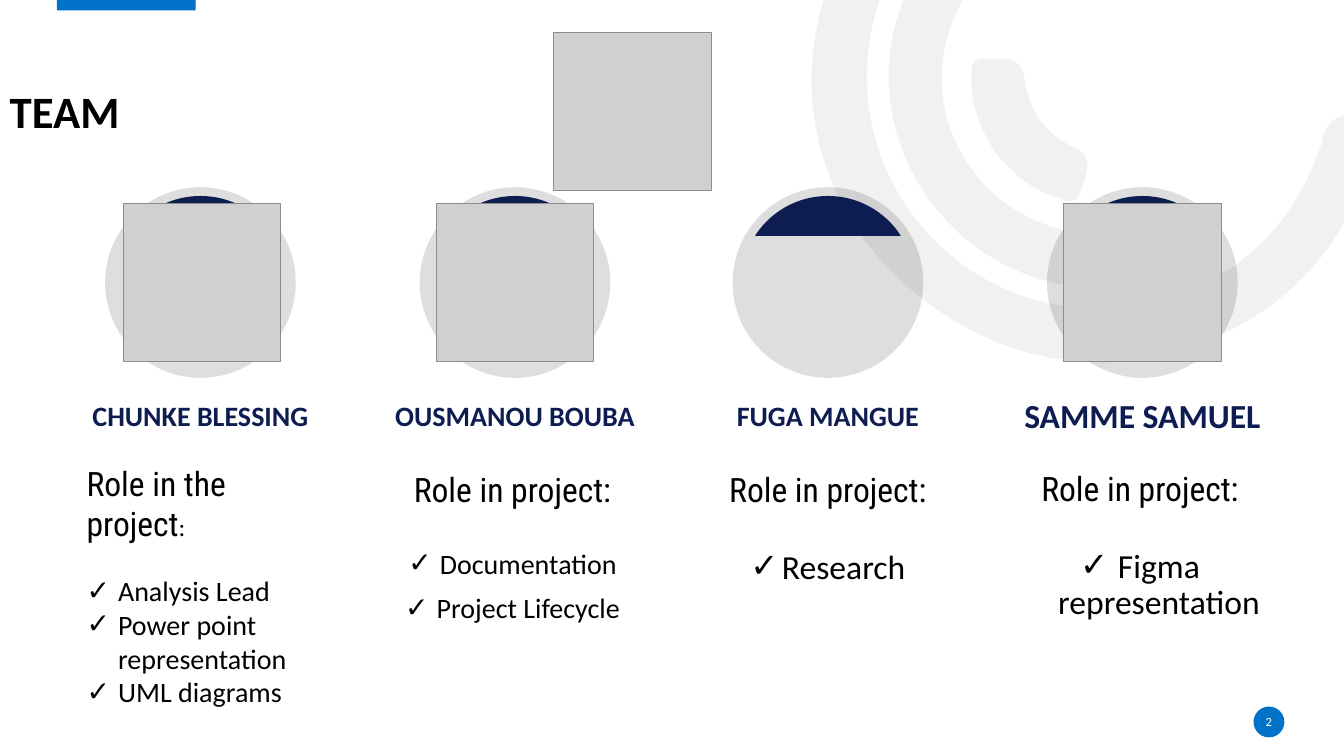
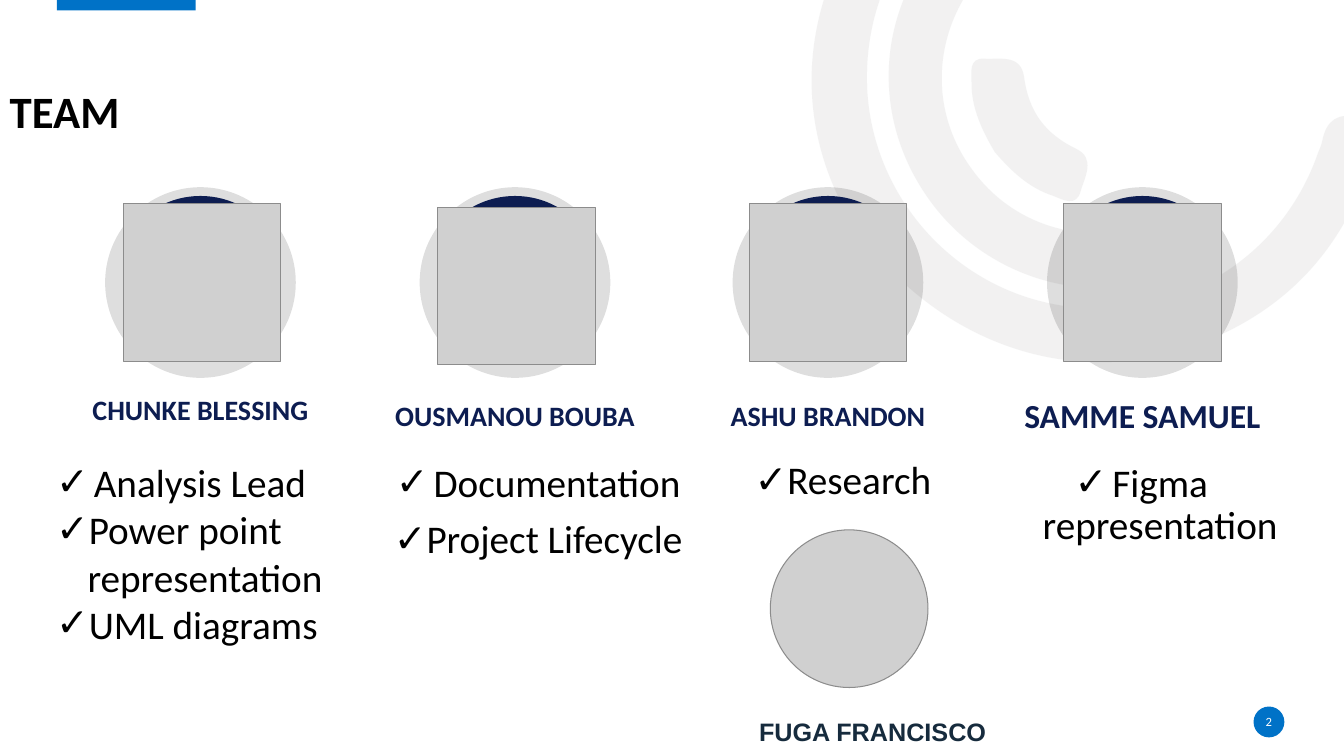
Before and after one commit to Njangi-Association/Njangi-App, a slide deck: slide 2 of Presentation title.pptx. Drawn at 1344x756 pixels with LibreOffice and Linux fonts; fonts in the diff are those of the drawing; grey boxes stand for pictures; background and template pictures are left out. Boxes give left, top, right and bottom in pixels: in the first picture for what was removed or moved away, otherwise in the second. Text is boxed around its words. In the diff, an @@ line names an element or a change of style, - is before the commit and + after.

```diff
--- a/Presentation title.pptx
+++ b/Presentation title.pptx
@@ picture: place and size @@
-picture at box(437, 204, 594, 361)
+picture at box(438, 208, 595, 365)
@@ picture added at box(749, 204, 906, 361) @@
@@ text "CHUNKE BLESSING": place and size @@
-text "CHUNKE BLESSING" at box(92, 407, 308, 427)
+text "CHUNKE BLESSING" at box(92, 401, 308, 421)
@@ text at box(731, 407, 925, 427): text changed @@
-FUGA MANGUE
+ASHU BRANDON
@@ text "Research" at box(787, 466, 931, 495): size 24 to 28 pt @@
@@ text "Research": place and size @@
-text "Research" at box(729, 476, 927, 580)
+text "Research" at box(787, 466, 931, 495)
@@ text "Analysis Lead" at box(88, 469, 323, 646): size 20 to 28 pt; indent changed @@
@@ text at box(87, 470, 226, 543): paragraph removed @@
-Role in the project:
@@ text "Documentation" at box(427, 470, 683, 560): size 20 to 28 pt; indent changed @@
@@ text "Documentation": place and size @@
-text "Documentation" at box(414, 476, 619, 623)
+text "Documentation" at box(427, 470, 683, 560)
@@ text at box(414, 476, 611, 509): paragraph removed @@
-Role in project:
@@ text at box(729, 476, 927, 509): paragraph removed @@
-Role in project:
@@ text "Figma representation" at box(1043, 470, 1278, 546): size 24 to 28 pt @@
@@ text at box(1041, 475, 1239, 508): paragraph removed @@
-Role in project:
@@ picture: place and size @@
-picture at box(554, 32, 711, 190)
+picture at box(770, 530, 928, 688)
@@ text added at box(759, 723, 986, 742), 18 pt, text #162B3D, bold @@
+FUGA FRANCISCO
```
Also in this commit, not shown: 15 other slides changed, 6 slides added, 2 slides removed.
